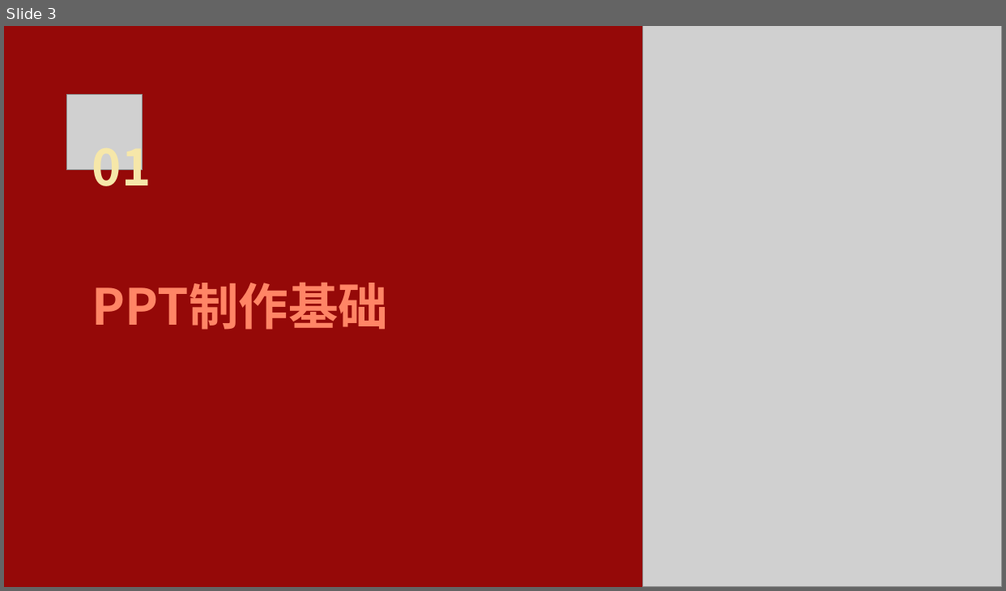
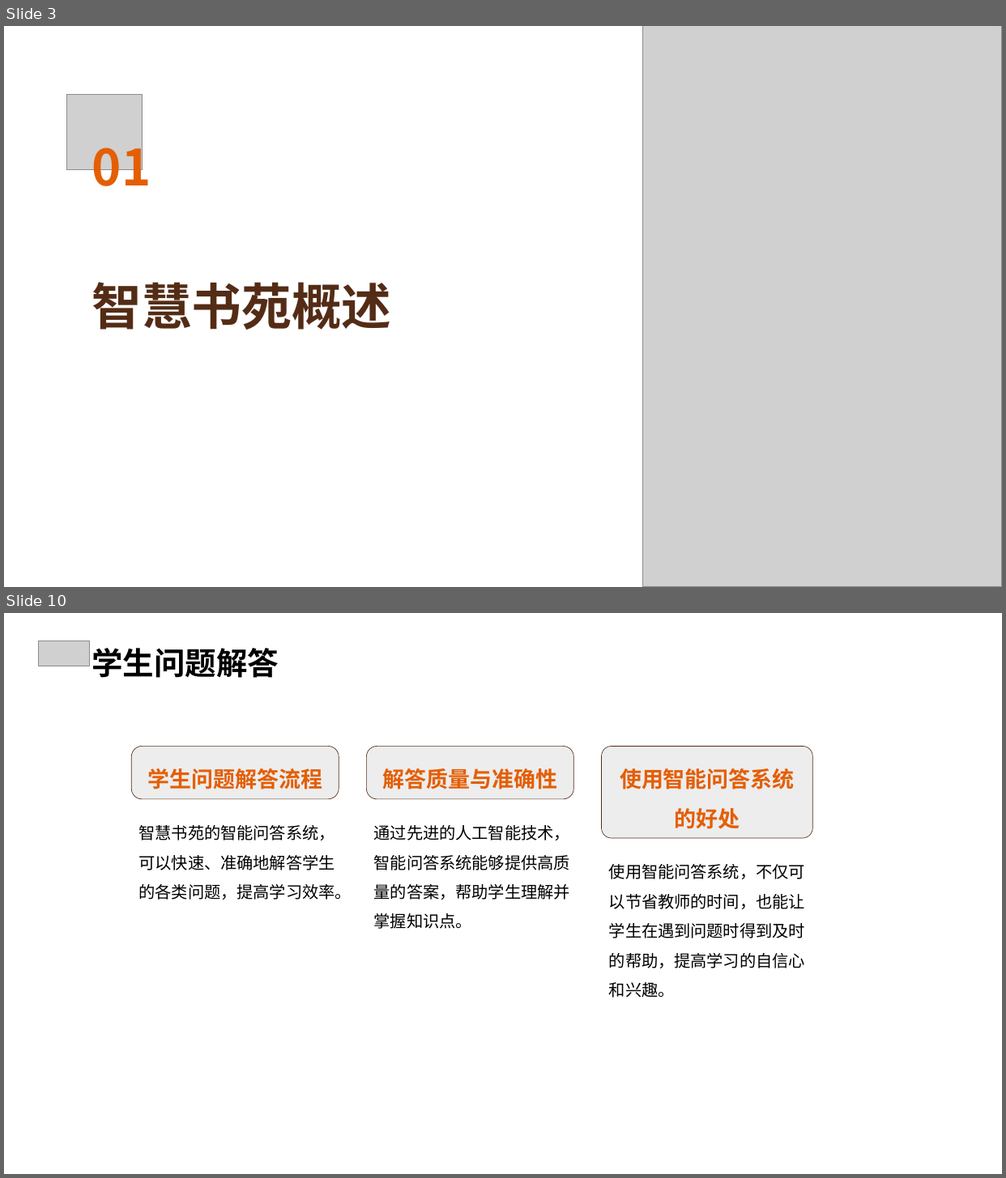
Before and after one commit to FlashLizard/Intelligent_Learning_Platform, a slide deck: src/generate_ppt/generate_ppt/ppttmp.ppt. Shown one above the other, each under a label of ours: slide 3 before the commit, slides 3 and 10 after it; the slides between them are not shown. The pictures are 1006x591 and 1006x1178 pixels, drawn with LibreOffice and Linux fonts; fonts in the diff are those of the drawing; grey boxes stand for pictures; background and template pictures are left out. Boxes give left, top, right and bottom in pixels: in the first picture for what was removed or moved away, otherwise in the second. Text is boxed around its words. In the diff, an @@ line names an element or a change of style, - is before the commit and + after.

```diff
--- a/src/generate_ppt/generate_ppt/ppttmp.ppt
+++ b/src/generate_ppt/generate_ppt/ppttmp.ppt
@@ slide 10 added at [4, 613, 1002, 1174], background picture (left out) @@
@@ picture added at [39, 641, 89, 666] @@
@@ text added at [91, 648, 279, 678], 30 pt, text #000000, bold @@
+学生问题解答
@@ rounded rectangle added at [131, 747, 339, 799], fill #EDEDED, outline #542C16 0.5 pt, 21 pt, text #E45E03, bold @@
+学生问题解答流程
@@ rounded rectangle added at [366, 747, 573, 799], fill #EDEDED, outline #542C16 0.5 pt, 21 pt, text #E45E03, bold @@
+解答质量与准确性
@@ rounded rectangle added at [602, 747, 812, 838], fill #EDEDED, outline #542C16 0.5 pt, 21 pt, text #E45E03, bold @@
+使用智能问答系统的好处
@@ text added at [139, 825, 351, 900], 15.8 pt, text #000000 @@
+智慧书苑的智能问答系统，可以快速、准确地解答学生的各类问题，提高学习效率。
@@ text added at [374, 825, 570, 929], 15.8 pt, text #000000 @@
+通过先进的人工智能技术，智能问答系统能够提供高质量的答案，帮助学生理解并掌握知识点。
@@ text added at [609, 864, 805, 998], 15.8 pt, text #000000 @@
+使用智能问答系统，不仅可以节省教师的时间，也能让学生在遇到问题时得到及时的帮助，提高学习的自信心和兴趣。
@@ slide 3 changed as well @@
@@ background #950908 to #FFFFFF @@
@@ text "01" at [92, 135, 151, 199]: text colour #F6E7A9 to #E45E03 @@
@@ text at [92, 282, 392, 330]: text changed; text colour #FF8566 to #542C16 @@
-PPT制作基础
+智慧书苑概述
```
Also in this commit, not shown: 5 other slides changed, 20 other slides added, 23 slides removed, 36 other files.
